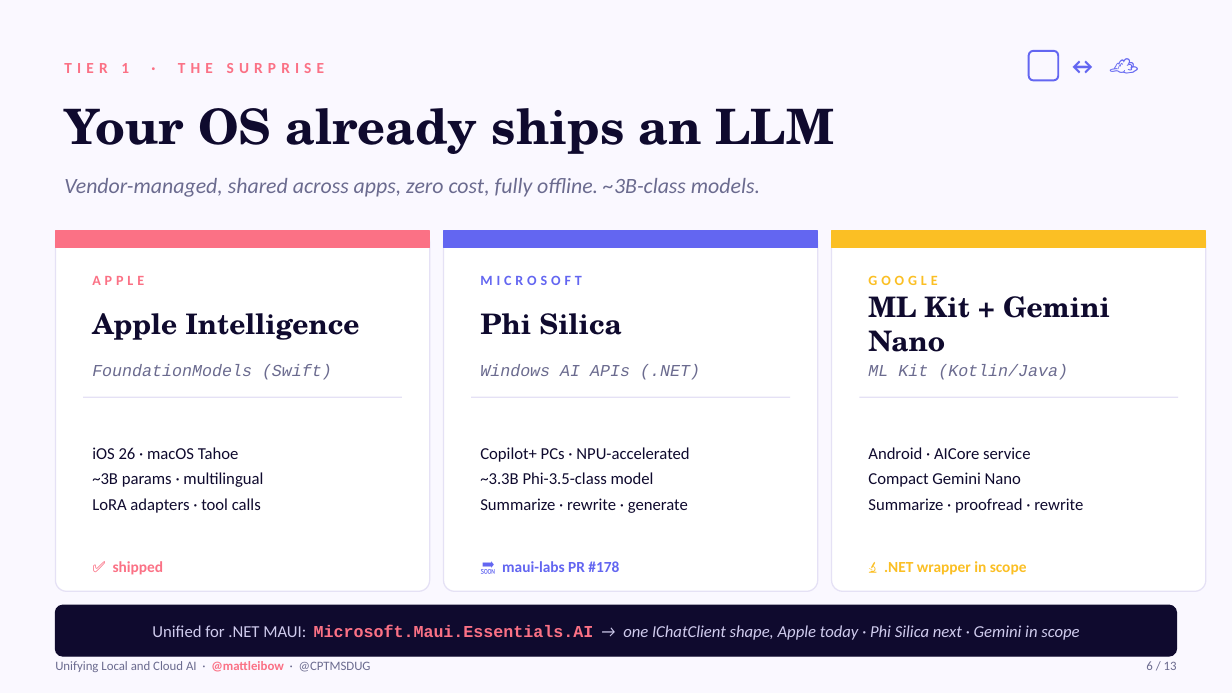
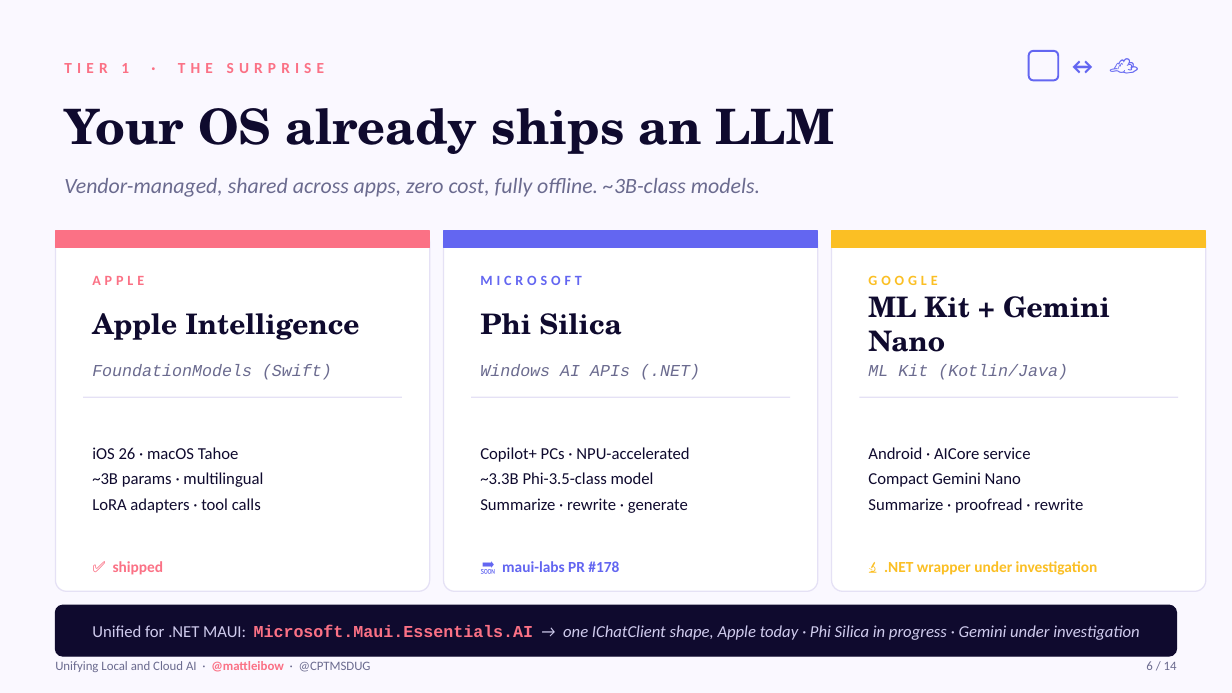
Before and after one commit to mattleibow/cptmsdug-local-cloud-agent-framework, a slide deck: slide 6 of slides/Unifying-Local-Cloud-AI.pptx. Drawn at 1232x693 pixels with LibreOffice and Linux fonts; fonts in the diff are those of the drawing. Boxes give left, top, right and bottom in pixels: in the first picture for what was removed or moved away, otherwise in the second. Text is boxed around its words. In the diff, an @@ line names an element or a change of style, - is before the commit and + after.

```diff
--- a/slides/Unifying-Local-Cloud-AI.pptx
+++ b/slides/Unifying-Local-Cloud-AI.pptx
@@ text at <box>884,561,1098,575</box>: text changed @@
-🔬 .NET wrapper in scope
+🔬 .NET wrapper under investigation
@@ text at <box>92,624,1140,640</box>: text changed @@
-Unified for .NET MAUI: Microsoft.Maui.Essentials.AI → one IChatClient shape, Apple today · Phi Silica next · Gemini in scope
+Unified for .NET MAUI: Microsoft.Maui.Essentials.AI → one IChatClient shape, Apple today · Phi Silica in progress · Gemini under investigation
@@ text at <box>1146,661,1177,670</box>: text changed @@
-6 / 13
+6 / 14
```
Also in this commit, not shown: 10 other slides changed, 1 slide added, 3 other files.
